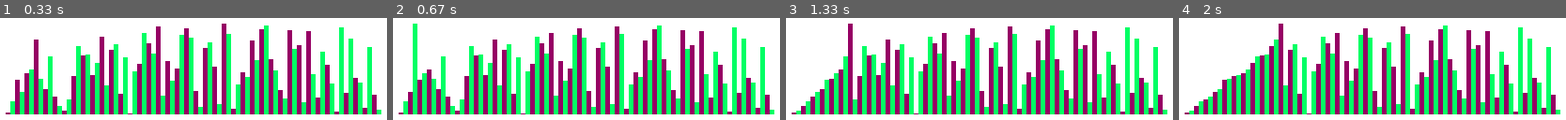
Above: before the commit, frames 1-4 (left to right).
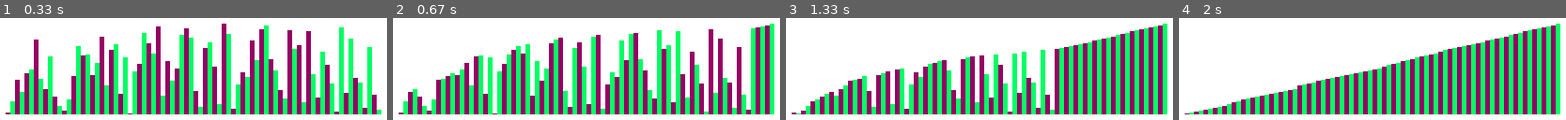
Above: after the commit, the same moments.

Repository: PrabigyaAcharya/SortingStuff
Game: pygame game, started from pygame implementation.py
The game is run twice, just before and just after one commit, with the same random seed, the same clock (stepped at 60 frames per second) and the same inputs.
Inputs:
- Up to frame 1 (0.33 s): no input
- Up to frame 2 (0.67 s): tap Space at 0.33 s
- Up to frame 3 (1.33 s): no input
- Up to frame 4 (2 s): no input

Frame 1 is identical in both runs. In frame 2, 30% of the frame differs, in the area x 5-99%, y 5-94%; in frame 3, 27%; in frame 4, 28%.

Commit message:
Changed the algorithm function to see weather git is working soundly or not

Diff:
--- a/pygame implementation.py
+++ b/pygame implementation.py
@@ -17,7 +17,7 @@
         count += 1
 
 def callDraw(screen, numbers):
-    states = Sort.insertionSort(numbers)
+    states = Sort.bubbleSort(numbers)
     for number in states:
         print(number)
         draw(screen, number)
